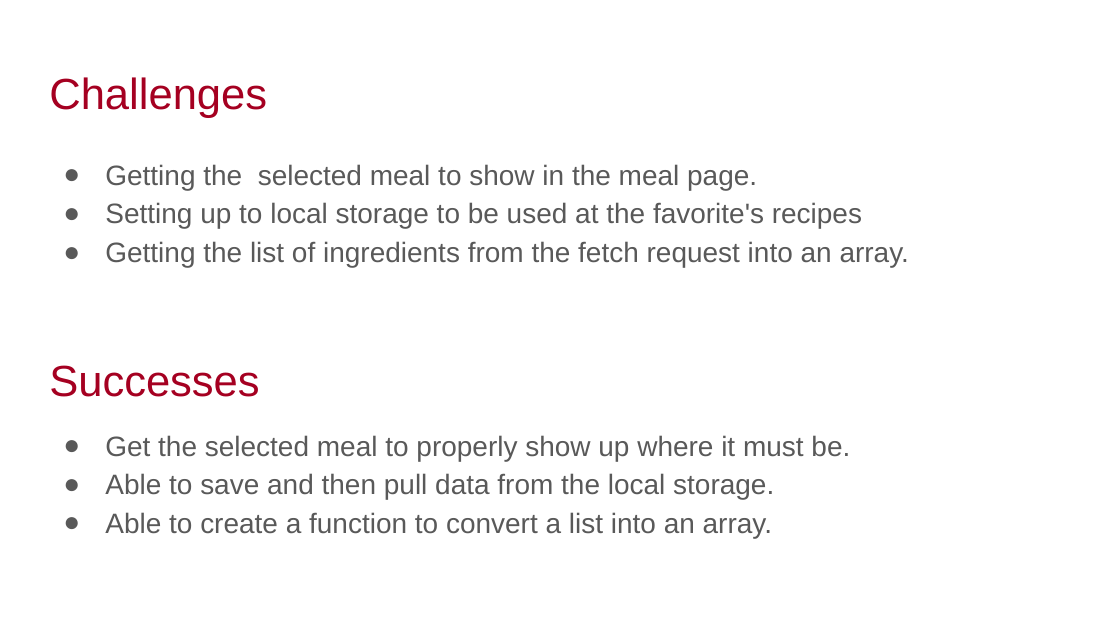
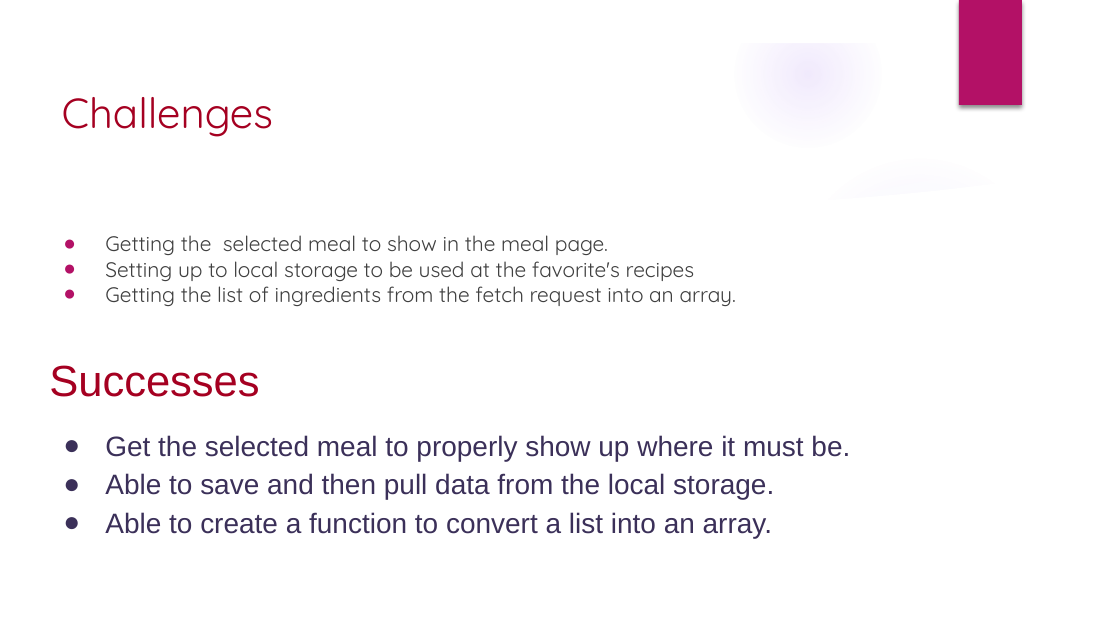
Before and after one commit to gmontano79/mealdecider, a slide deck: slide 7 of assets/documents/PROJECT 1 PRESENTATION.pptx. Drawn at 1120x630 pixels with LibreOffice and Linux fonts; fonts in the diff are those of the drawing; background and template pictures are left out. Boxes give left, top, right and bottom in pixels: in the first picture for what was removed or moved away, otherwise in the second. Text is boxed around its words. In the diff, an @@ line names an element or a change of style, - is before the commit and + after.

Commit message:
code for favorites and local storage fully functional

```diff
--- a/assets/documents/PROJECT 1 PRESENTATION.pptx
+++ b/assets/documents/PROJECT 1 PRESENTATION.pptx
@@ group added at (0,0,1120,630): 4 ellipses, 3 freeform shapes @@
@@ rectangle added at (959,0,1021,105), fill #B31166 @@
@@ title "Challenges": place and size @@
-title "Challenges" at (49,77,267,118)
+title "Challenges" at (62,97,273,137)
@@ title "Challenges" at (62,97,273,137): size 28 to 27 pt, font Arial to Quicksand @@
@@ text "Getting the selected meal to ...": place and size @@
-text "Getting the selected meal to ..." at (105,164,909,267)
+text "Getting the selected meal to ..." at (105,235,736,306)
@@ text "Getting the selected meal to ..." at (105,235,736,306): size 18 to 13.5 pt, font Arial to Quicksand, text colour #595959 to #404040; line spacing 1.15 to 1; bullet colour #595959 to #B31166 @@
@@ text "Get the selected meal to ..." at (105,435,850,538): text colour #595959 to #3B3059; bullet colour #595959 to #3B3059 @@
```
Also in this commit, not shown: 7 other slides changed, 1 slide added, 1 slide removed, 2 other files.
